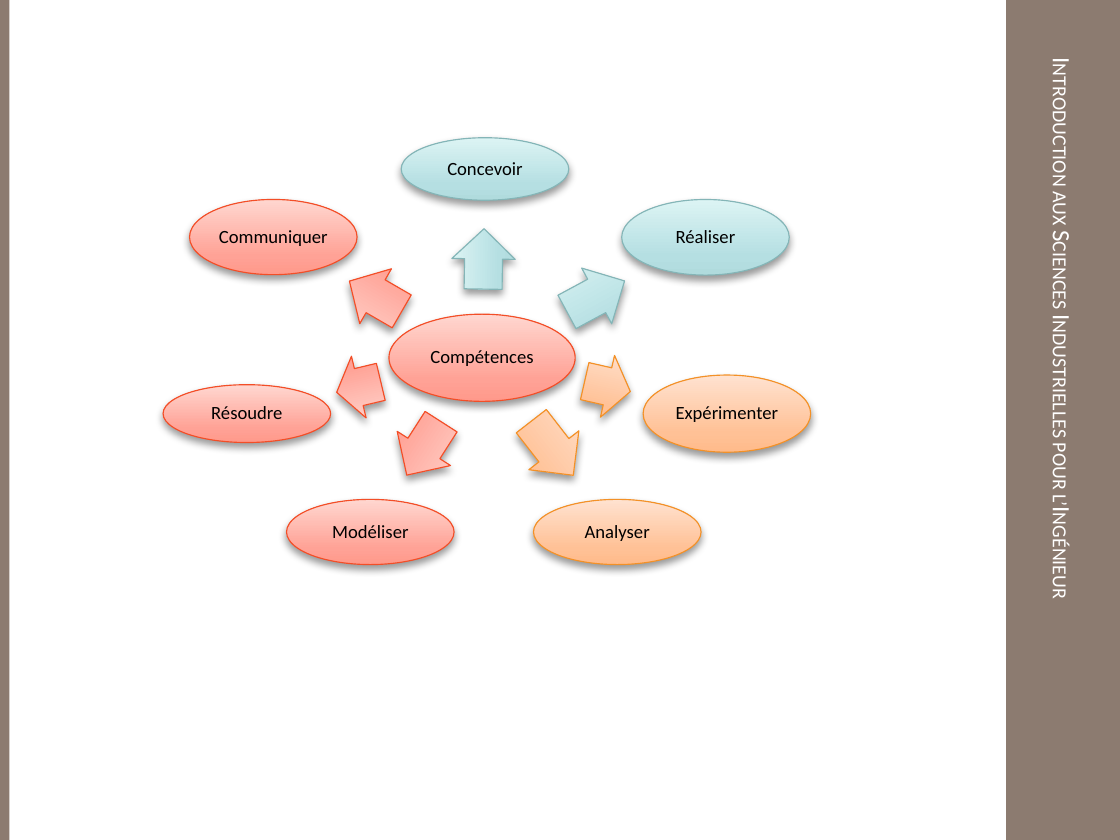
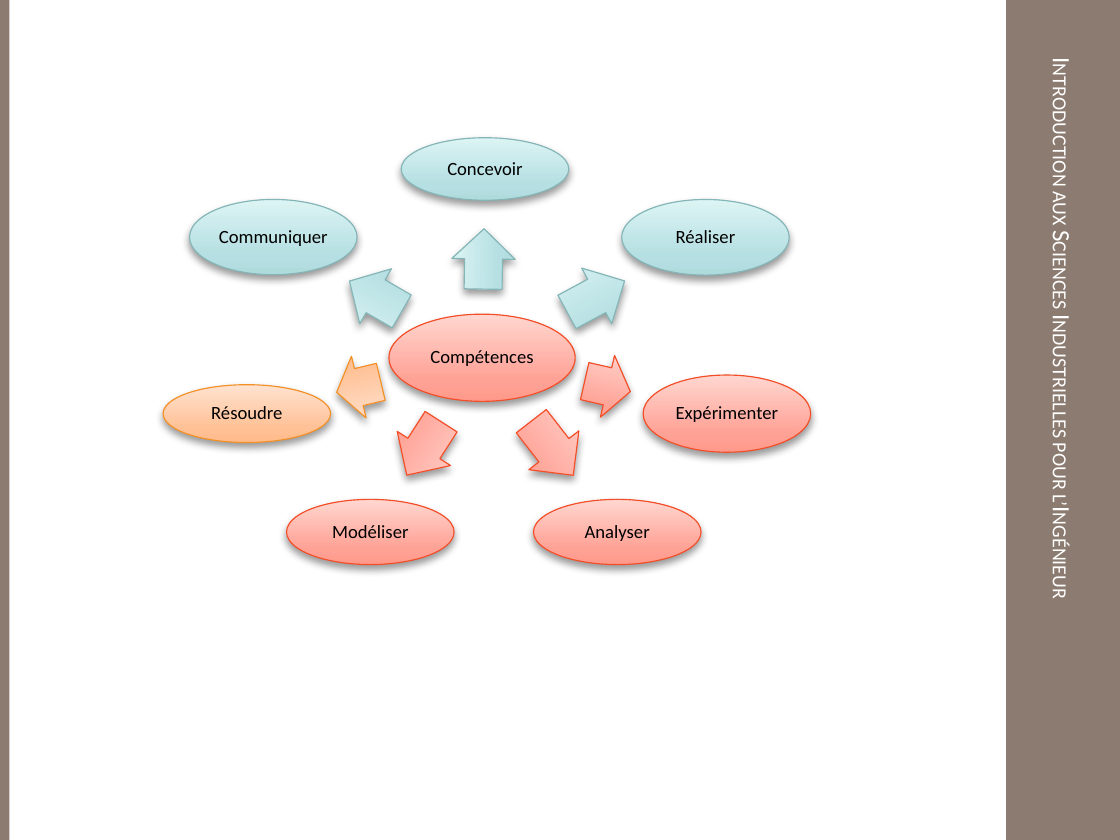
Before and after one commit to xpessoles/TP_Documents, a slide deck: slide 3 of Ressources/Ecarts.pptx (slide 2 before the commit). Drawn at 1120x840 pixels with LibreOffice and Linux fonts; fonts in the diff are those of the drawing; background and template pictures are left out. Boxes give left, top, right and bottom in pixels: in the first picture for what was removed or moved away, otherwise in the second. Text is boxed around its words. In the diff, an @@ line names an element or a change of style, - is before the commit and + after.

Commit message:
MAJ

```diff
--- a/Ressources/Ecarts.pptx
+++ b/Ressources/Ecarts.pptx
@@ ellipse at [189,199,357,274]: fill gradient #FF9A8C to #FFA397 to #FFD6D2 to gradient #B1DCDD to #B6E0E2 to #DCF3F4; outline #F34E27 0.75 pt to #84B5B6 0.75 pt @@
@@ right arrow at [333,253,417,339]: fill gradient #FF9A8C to #FFA397 to #FFD6D2 to gradient #B1DCDD to #B6E0E2 to #DCF3F4; outline #F34E27 0.75 pt to #84B5B6 0.75 pt @@
@@ right arrow at [329,351,388,423]: fill gradient #FF9A8C to #FFA397 to #FFD6D2 to gradient #FFBC8C to #FFC297 to #FFE3D2; outline #F34E27 0.75 pt to #F39227 0.75 pt @@
@@ ellipse at [164,385,332,444]: fill gradient #FF9A8C to #FFA397 to #FFD6D2 to gradient #FFBC8C to #FFC297 to #FFE3D2; outline #F34E27 0.75 pt to #F39227 0.75 pt @@
@@ fill gradient #FFBC8C to #FFC297 to #FFE3D2 to gradient #FF9A8C to #FFA397 to #FFD6D2; outline #F39227 0.75 pt to #F34E27 0.75 pt in 4 elements at [578,351,638,423], [643,375,811,452], [507,402,599,495], [533,500,701,564] @@
```
Also in this commit, not shown: 1 slide added.
